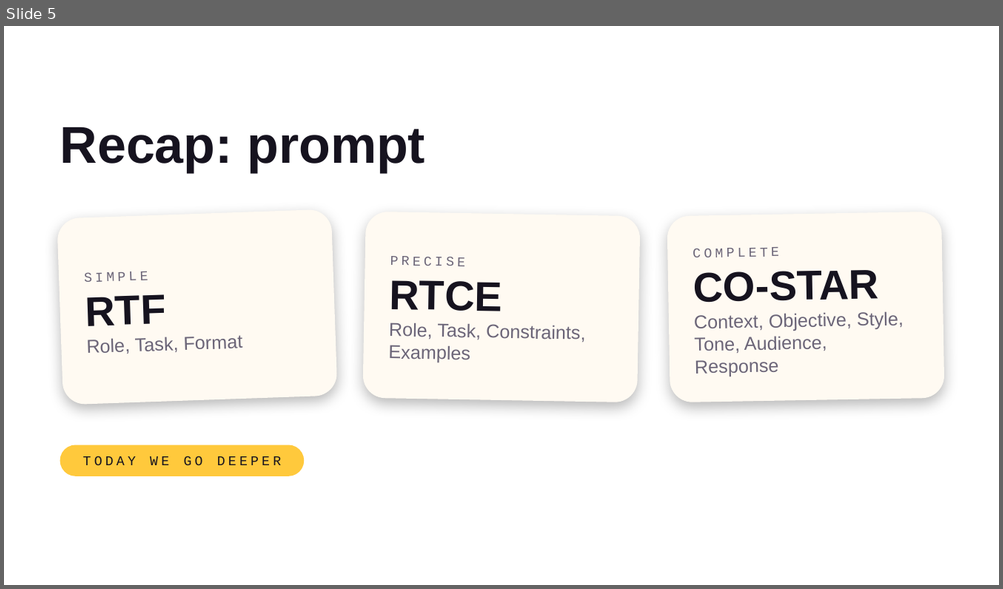
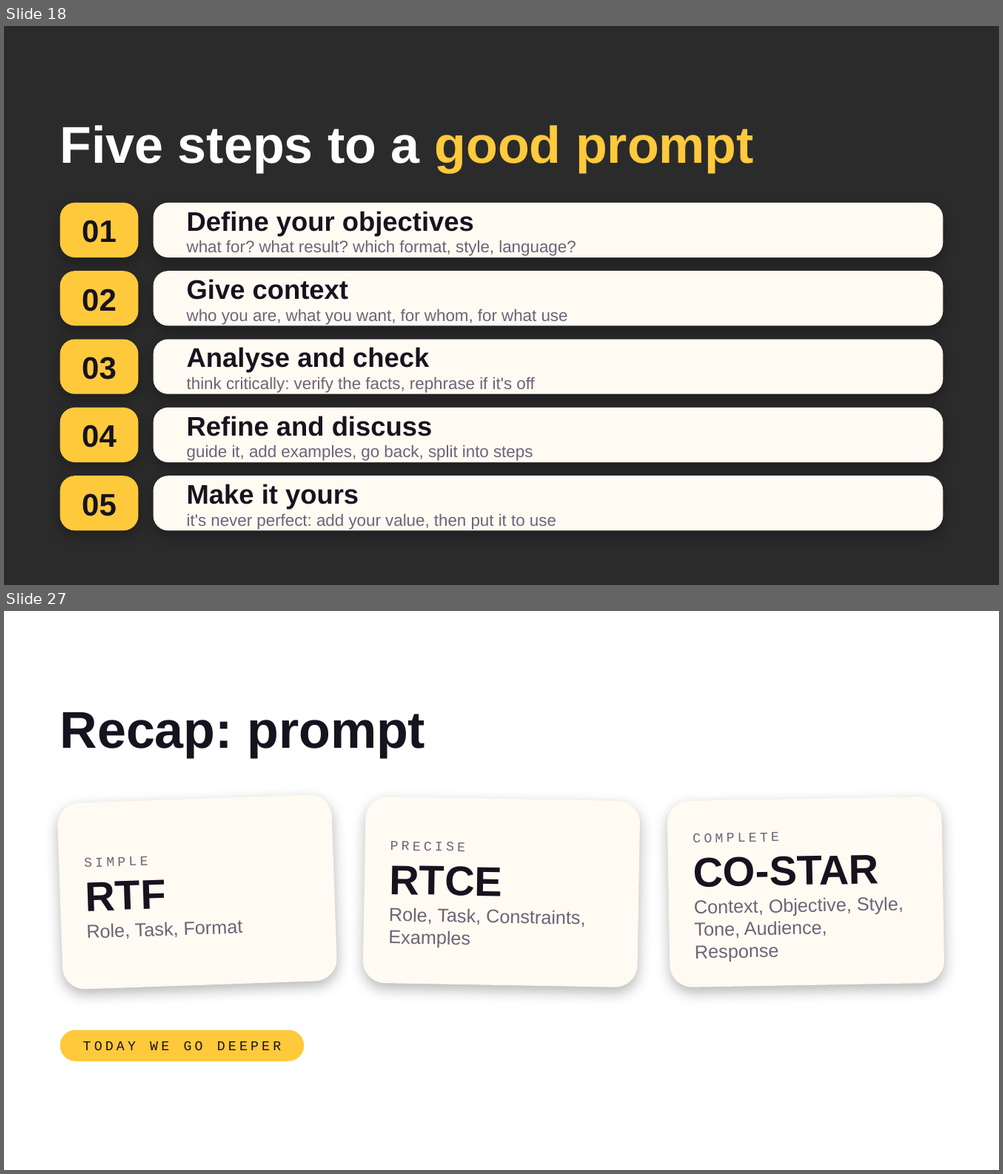
Before and after one commit to ffouladgar-ux/motion-graphics, a slide deck: courses/uca-ai/day2/UCA_AI_Day2.pptx. Shown one above the other, each under a label of ours: slide 5 before the commit, slides 18 and 27 after it; the slides between them are not shown. The pictures are 1003x589 and 1003x1174 pixels, drawn with LibreOffice and Linux fonts; fonts in the diff are those of the drawing; background and template pictures are left out; a plain dark background stands for a picture behind light text. Boxes give left, top, right and bottom in pixels: in the first picture for what was removed or moved away, otherwise in the second. Text is boxed around its words. In the diff, an @@ line names an element or a change of style, - is before the commit and + after.

```diff
--- a/courses/uca-ai/day2/UCA_AI_Day2.pptx
+++ b/courses/uca-ai/day2/UCA_AI_Day2.pptx
@@ slide 18 added at [4, 26, 999, 585], background picture (left out) @@
@@ title added at [60, 125, 754, 173], 50 pt, text #FFFFFF, bold @@
+Five steps to a good prompt
@@ rounded rectangle added at [60, 203, 138, 258], fill #FFC93C, 30 pt, text #16131F, bold @@
+01
@@ rounded rectangle added at [153, 203, 942, 258], fill #FFFAF2, 16 pt, text #6B6578 @@
+Define your objectives
+what for? what result? which format, style, language?
@@ rounded rectangle added at [60, 272, 138, 326], fill #FFC93C, 30 pt, text #16131F, bold @@
+02
@@ rounded rectangle added at [153, 272, 942, 326], fill #FFFAF2, 16 pt, text #6B6578 @@
+Give context
+who you are, what you want, for whom, for what use
@@ rounded rectangle added at [60, 339, 138, 395], fill #FFC93C, 30 pt, text #16131F, bold @@
+03
@@ rounded rectangle added at [153, 339, 942, 395], fill #FFFAF2, 16 pt, text #6B6578 @@
+Analyse and check
+think critically: verify the facts, rephrase if it's off
@@ rounded rectangle added at [60, 408, 138, 463], fill #FFC93C, 30 pt, text #16131F, bold @@
+04
@@ rounded rectangle added at [153, 408, 942, 463], fill #FFFAF2, 16 pt, text #6B6578 @@
+Refine and discuss
+guide it, add examples, go back, split into steps
@@ rounded rectangle added at [60, 476, 138, 531], fill #FFC93C, 30 pt, text #16131F, bold @@
+05
@@ rounded rectangle added at [153, 476, 942, 531], fill #FFFAF2, 16 pt, text #6B6578 @@
+Make it yours
+it's never perfect: add your value, then put it to use
@@ what was slide 5 is now slide 27 @@
```
Also in this commit, not shown: 9 slides changed, 25 other slides added, 1 slide removed, 7 other files.
